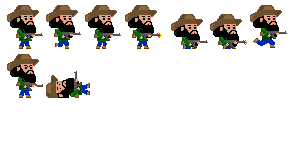
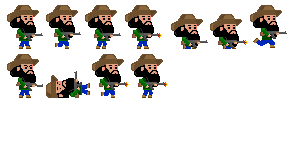
Before/after of a (291, 147) layered artwork. What changed in the layer stack:
added layer "Capa 28" above "Capa 26" over [92, 54, 129, 90]
added layer "Capa 26" above "Capa 27" over [131, 54, 168, 90]
added layer "Capa 27" above "Capa 24" over [101, 90, 153, 98]
